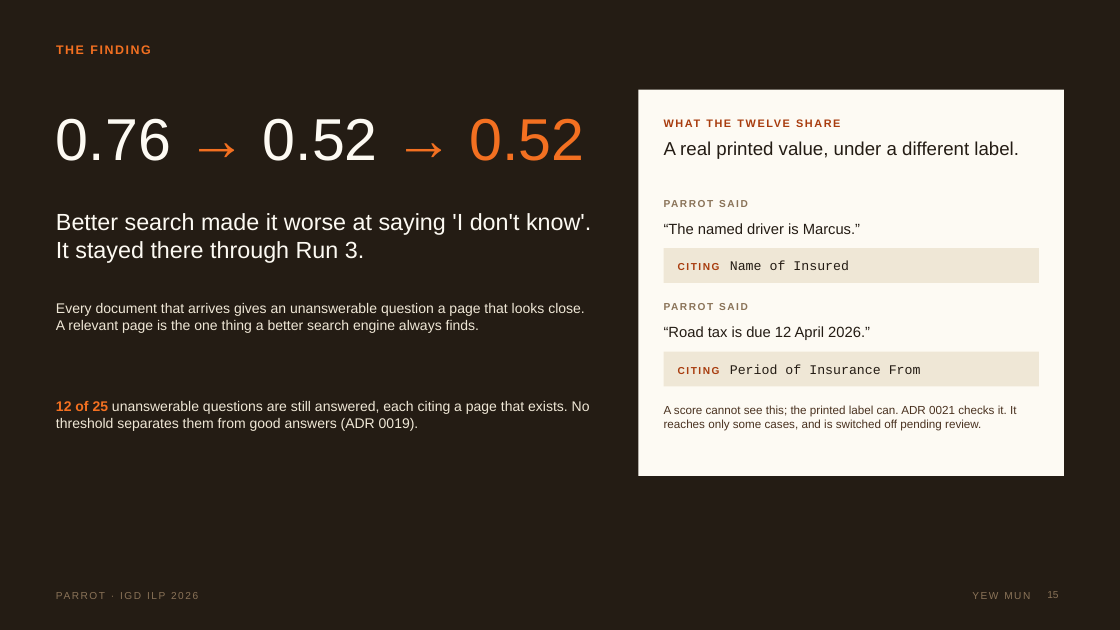
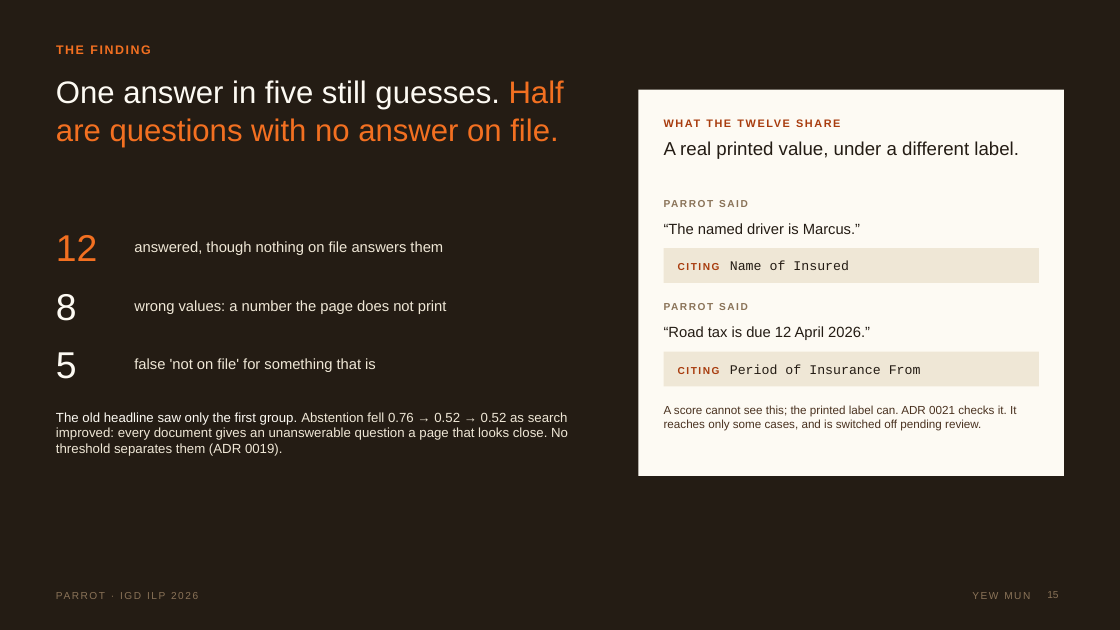
Before and after one commit to feynman82/igd-capstone-2026, a slide deck: slide 15 of docs/report/Project Parrot Final.pptx. Drawn at 1120x630 pixels with LibreOffice and Linux fonts; fonts in the diff are those of the drawing. Boxes give left, top, right and bottom in pixels: in the first picture for what was removed or moved away, otherwise in the second. Text is boxed around its words. In the diff, an @@ line names an element or a change of style, - is before the commit and + after.

```diff
--- a/docs/report/Project Parrot Final.pptx
+++ b/docs/report/Project Parrot Final.pptx
@@ text added at (56, 80, 564, 147), 40 pt, text #F37021 @@
+One answer in five still guesses. Half are questions with no answer on file.
@@ text removed at (56, 118, 585, 161) @@
-0.76 → 0.52 → 0.52
@@ text removed at (56, 213, 591, 263) @@
-Better search made it worse at saying 'I don't know'. It stayed there through Run 3.
@@ text added at (56, 235, 98, 261), 48 pt, text #F37021 @@
+12
@@ text added at (134, 241, 443, 255), 19 pt, text #EFE7D6 @@
+answered, though nothing on file answers them
@@ text added at (56, 294, 77, 321), 48 pt, text #FDFAF3 @@
+8
@@ text removed at (56, 303, 585, 333) @@
-Every document that arrives gives an unanswerable question a page that looks close. A relevant page is the one thing a better search engine always finds.
@@ text added at (134, 300, 447, 314), 19 pt, text #EFE7D6 @@
+wrong values: a number the page does not print
@@ text added at (56, 352, 77, 379), 48 pt, text #FDFAF3 @@
+5
@@ text added at (134, 358, 376, 372), 19 pt, text #EFE7D6 @@
+false 'not on file' for something that is
@@ text at (56, 412, 568, 456): text changed; size 18 to 17 pt @@
-12 of 25 unanswerable questions are still answered, each citing a page that exists. No threshold separates them from good answers (ADR 0019).
+The old headline saw only the first group. Abstention fell 0.76 → 0.52 → 0.52 as search improved: every document gives an unanswerable question a page that looks close. No threshold separates them (ADR 0019).
```
Also in this commit, not shown: 3 other slides changed, 15 other files.
